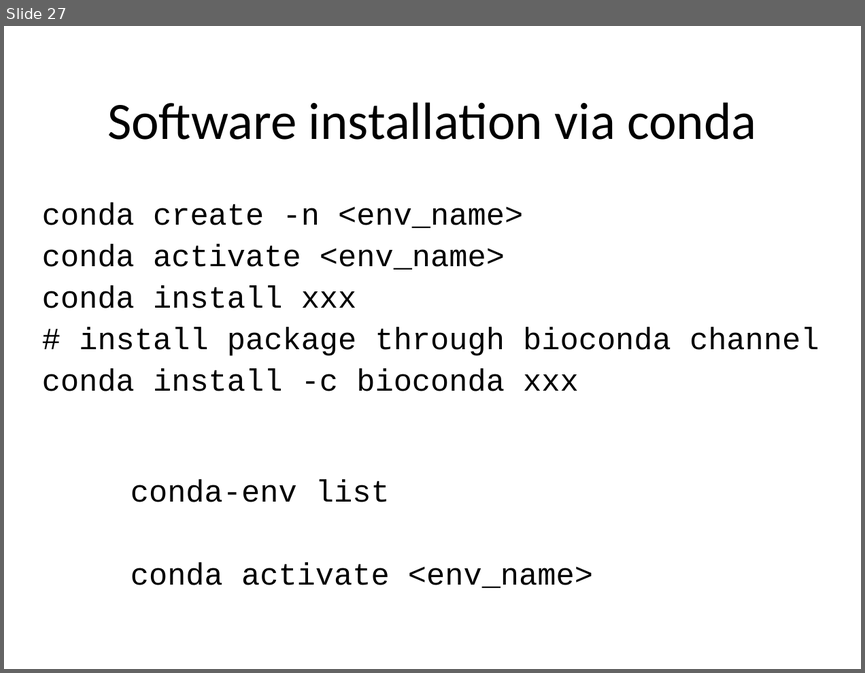
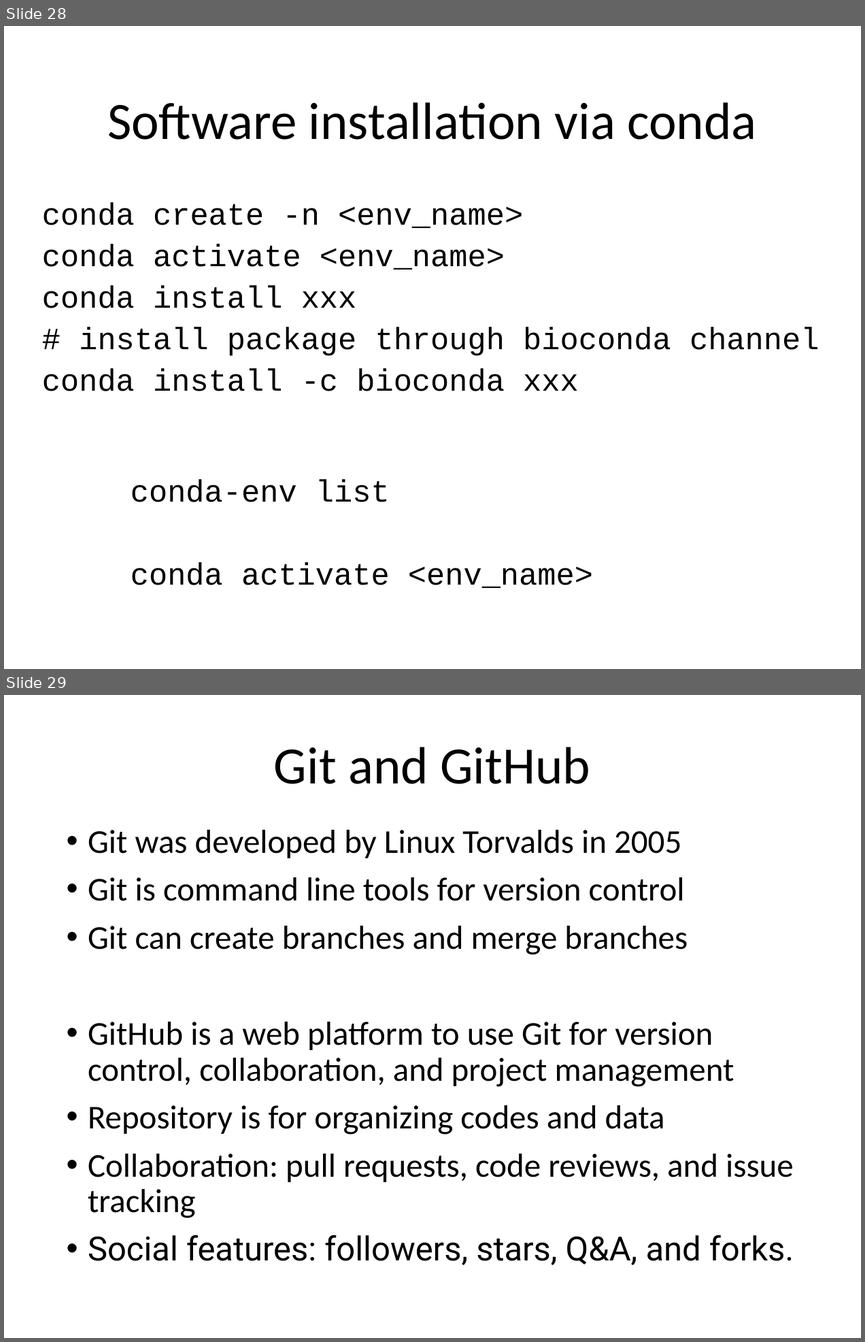
Before and after one commit to liu3zhenlab/teaching, a slide deck: PLPTH813Bioinformatis/2023/lectures/lecture13_BEDtools.pptx. Shown one above the other, each under a label of ours: slide 27 before the commit, slides 28 and 29 after it. The pictures are 865x673 and 865x1342 pixels, drawn with LibreOffice and Linux fonts; fonts in the diff are those of the drawing. Boxes give left, top, right and bottom in pixels: in the first picture for what was removed or moved away, otherwise in the second. Text is boxed around its words. In the diff, an @@ line names an element or a change of style, - is before the commit and + after.

```diff
--- a/PLPTH813Bioinformatis/2023/lectures/lecture13_BEDtools.pptx
+++ b/PLPTH813Bioinformatis/2023/lectures/lecture13_BEDtools.pptx
@@ slide 29 added at <box>4,695,861,1338</box>, background #FFFFFF @@
@@ title added at <box>274,747,590,784</box>, 44 pt, text #000000 @@
+Git and GitHub
@@ text added at <box>88,830,793,1265</box>, 28 pt, text #000000 @@
+• Git was developed by Linux Torvalds in 2005
+• Git is command line tools for version control
+• Git can create branches and merge branches
+• GitHub is a web platform to use Git for version control, collaboration, and project management
+• Repository is for organizing codes and data
+• Collaboration: pull requests, code reviews, and issue tracking
+• Social features: followers, stars, Q&A, and forks.
@@ what was slide 27 is now slide 28 @@
```
Also in this commit, not shown: 12 slides changed, 3 other slides added, 1 slide removed, 2 other files.
